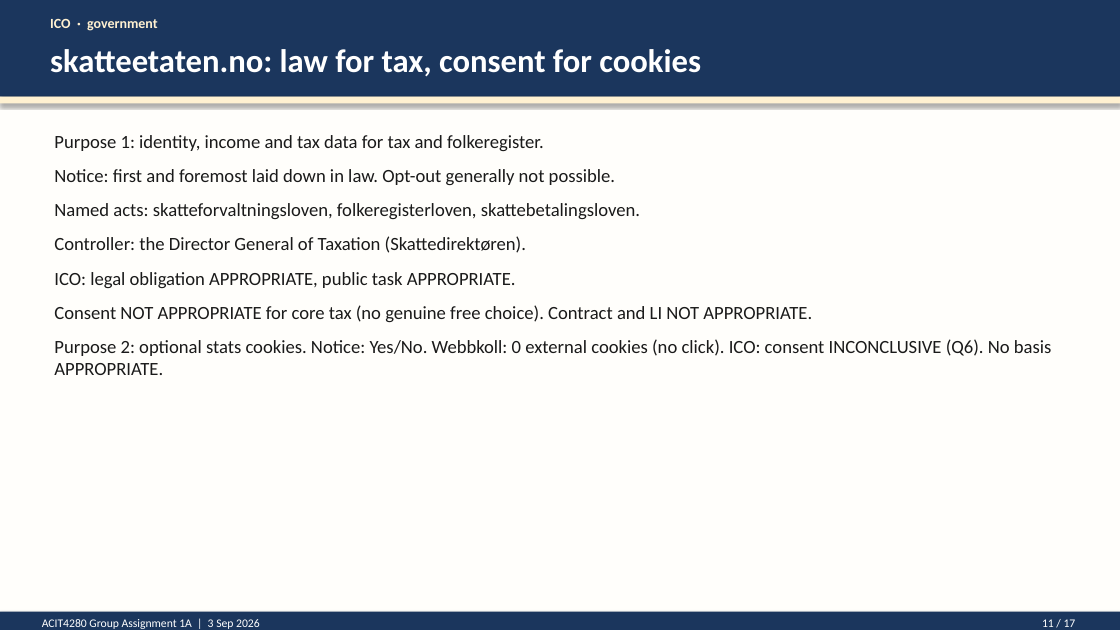
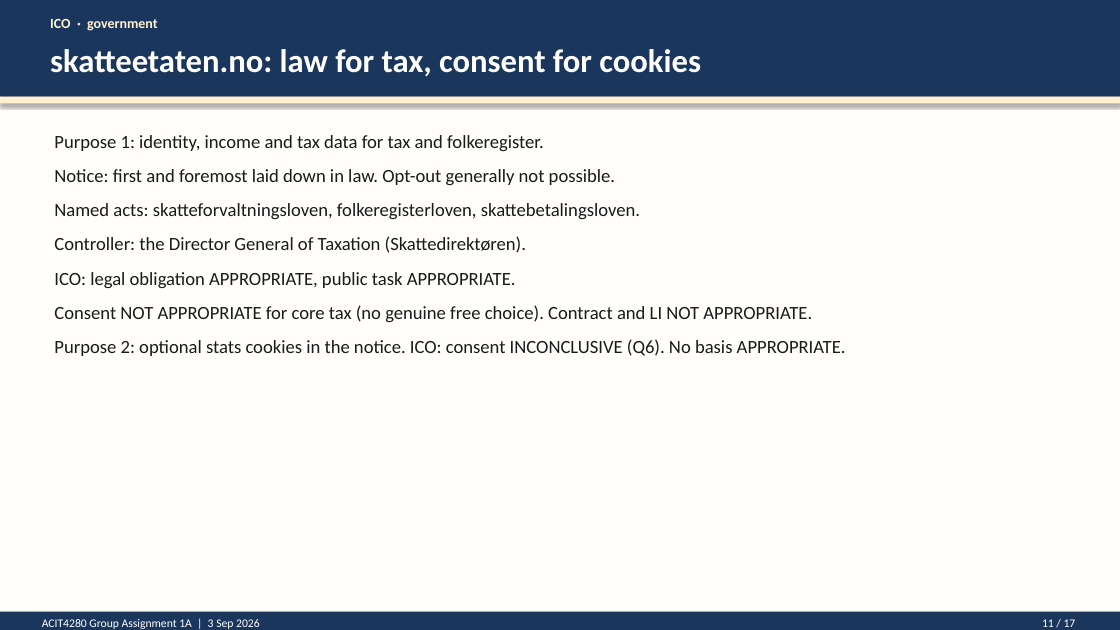
Before and after one commit to kasa031/Bacheloroppgave, a slide deck: slide 11 of ACIT4280_1A_presentation.pptx. Drawn at 1120x630 pixels with LibreOffice and Linux fonts; fonts in the diff are those of the drawing. Boxes give left, top, right and bottom in pixels: in the first picture for what was removed or moved away, otherwise in the second. Text is boxed around its words. In the diff, an @@ line names an element or a change of style, - is before the commit and + after.

```diff
--- a/ACIT4280_1A_presentation.pptx
+++ b/ACIT4280_1A_presentation.pptx
@@ text at box(54, 339, 846, 356): text changed @@
-Purpose 2: optional stats cookies. Notice: Yes/No. Webbkoll: 0 external cookies (no click). ICO: consent INCONCLUSIVE (Q6). No basis APPROPRIATE.
+Purpose 2: optional stats cookies in the notice. ICO: consent INCONCLUSIVE (Q6). No basis APPROPRIATE.
```
Also in this commit, not shown: 7 other slides changed, 14 other files.
